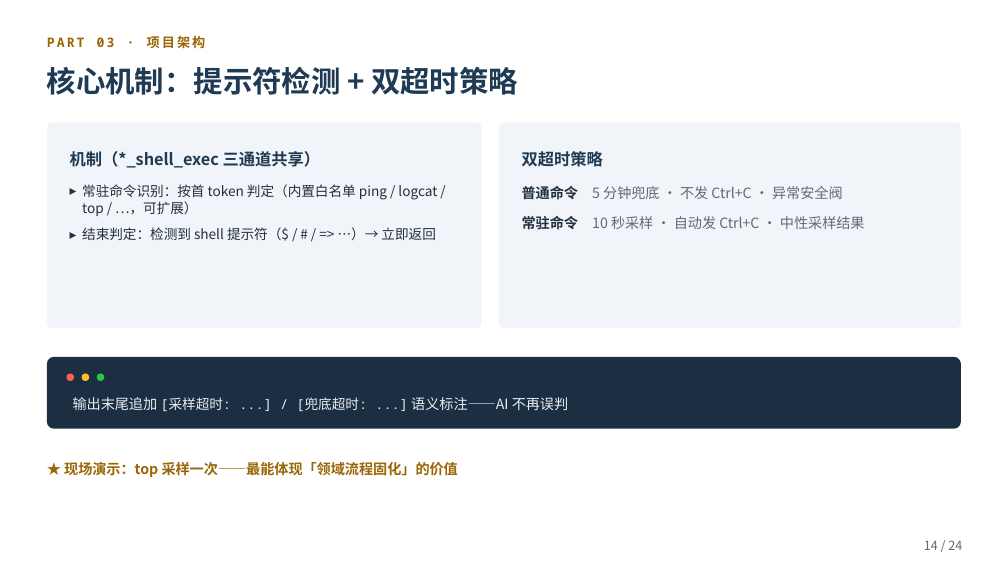
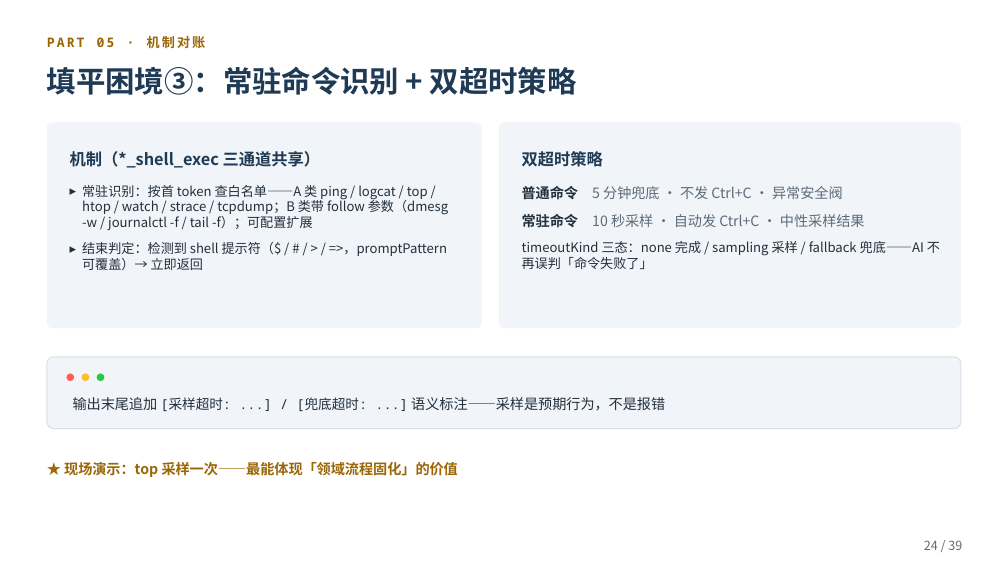
Before and after one commit to smk-h/embedded-mcp-toolkit, a slide deck: slide 24 of ppt/embedded-mcp-toolkit-项目介绍.pptx (slide 14 before the commit). Drawn at 1008x567 pixels with LibreOffice and Linux fonts; fonts in the diff are those of the drawing. Boxes give left, top, right and bottom in pixels: in the first picture for what was removed or moved away, otherwise in the second. Text is boxed around its words. In the diff, an @@ line names an element or a change of style, - is before the commit and + after.

Commit message:
docs(ppt): 重构为 39 页三问叙事并全片改浅色主题
- 围绕「是什么/解决了什么困境/怎么部署」三问重组叙事，新增三次拷问（skill/后台进程/现成工具）推演 MCP 必要性，与机制对账章节逐坑填平
- 新增 PPT大纲.md 固化 39 页页面清单与三问论证链条
- 终端母题块与封面/封底由深色改浅色，配色收敛到常量区（TERM_FG 等）
- 页码改为 TOTAL 常量动态断言，增删页不再手改分母

```diff
--- a/ppt/embedded-mcp-toolkit-项目介绍.pptx
+++ b/ppt/embedded-mcp-toolkit-项目介绍.pptx
@@ text at bbox=[47, 33, 205, 51]: text changed @@
-PART 03 · 项目架构
+PART 05 · 机制对账
@@ text at bbox=[47, 67, 577, 95]: text changed @@
-核心机制：提示符检测 + 双超时策略
+填平困境③：常驻命令识别 + 双超时策略
@@ text at bbox=[82, 185, 448, 270]: text changed; size 13 to 12.5 pt @@
-▸ 常驻命令识别：按首 token 判定（内置白名单 ping / logcat / top / …，可扩展）
-▸ 结束判定：检测到 shell 提示符（$ / # / => …）→ 立即返回
+▸ 常驻识别：按首 token 查白名单——A 类 ping / logcat / top / htop / watch / strace / tcpdump；B 类带 follow 参数（dmesg -w / journalctl -f / tail -f）；可配置扩展
+▸ 结束判定：检测到 shell 提示符（$ / # / > / =>，promptPattern 可覆盖）→ 立即返回
@@ text at bbox=[522, 186, 843, 200]: less space between paragraphs @@
@@ text at bbox=[522, 241, 940, 269]: paragraph added @@
+timeoutKind 三态：none 完成 / sampling 采样 / fallback 兜底——AI 不再误判「命令失败了」
@@ rounded rectangle at bbox=[47, 357, 961, 429]: fill #1B2E42 to #F1F4F8; outline none to #D8E0E8 1 pt @@
@@ text at bbox=[73, 397, 665, 411]: text changed; size 13 to 13.5 pt; font Noto Sans Mono to Noto Sans CJK SC; text colour #E8EDF2 to #22303E @@
-输出末尾追加 [采样超时: ...] / [兜底超时: ...] 语义标注——AI 不再误判
+输出末尾追加 [采样超时: ...] / [兜底超时: ...] 语义标注——采样是预期行为，不是报错
@@ text at bbox=[924, 540, 962, 550]: text changed @@
-14 / 24
+24 / 39
```
Also in this commit, not shown: 16 other slides changed, 22 slides added, 7 slides removed, 2 other files.
